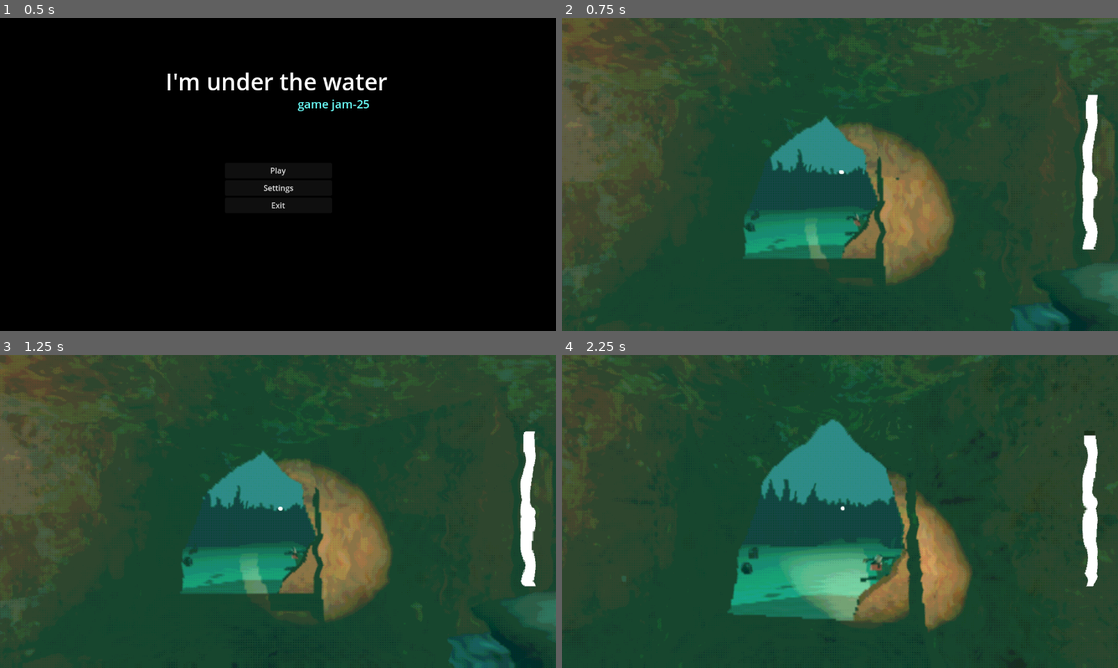
Above: before the commit, frames 1-4 (two rows, left to right).
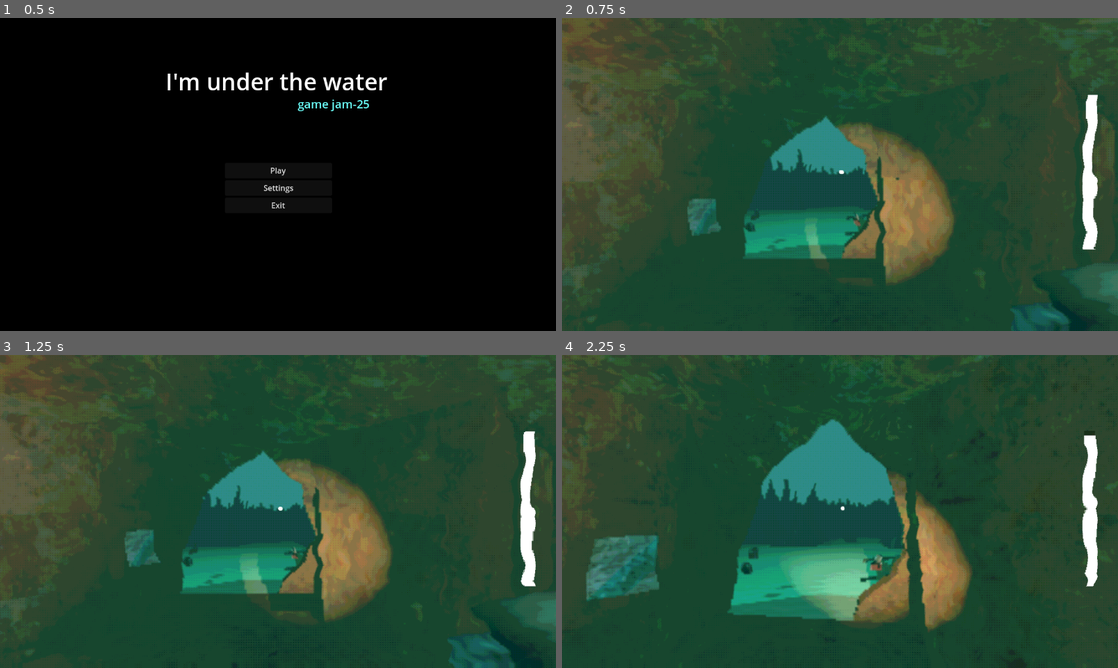
Above: after the commit, the same moments.

Repository: useronym/BubbleGameJam
Game: Godot game, scene res://scenes/mainMenu.tscn
The game is run twice, just before and just after one commit, with the same random seed, the same clock (stepped at 60 frames per second) and the same inputs.
Inputs (mouse positions are in pixels of both pictures, inside the frame that each line leads up to):
- Up to frame 1 (0.5 s): no input
- Up to frame 2 (0.75 s): click "Play" at 0.5 s
- Up to frame 3 (1.25 s): no input
- Up to frame 4 (2.25 s): tap Enter at 1.25 s; move the mouse to (867, 511) at 1.27 s; hold W (up) from 1.28 s (still down); tap E (interact) at 1.35, 2.1 s; move the mouse to (812, 511) at 2.02 s

Frame 1 is identical in both runs. In frame 2, 0.4% of the frame differs, in the area x 22-29%, y 57-70%; in frame 3, 0.5%; in frame 4, 1.9%, in the area x 4-18%, y 57-79%.

Commit message:
Add all the notes and letters

Diff:
--- a/main.tscn
+++ b/main.tscn
@@ -13,11 +13,20 @@
 [ext_resource type="PackedScene" uid="uid://8ctxyxkkmgeo" path="res://scenes/item/item_suit.tscn" id="15_3d437"]
 [ext_resource type="PackedScene" uid="uid://nw1hiirwbbl5" path="res://scenes/item/item_helmet.tscn" id="15_pxotq"]
 [ext_resource type="PackedScene" uid="uid://c0k22utsto20l" path="res://scenes/item/item_tank.tscn" id="16_yh77s"]
+[ext_resource type="PackedScene" uid="uid://ct7qc83c4ckvv" path="res://scenes/notes/note_1.tscn" id="19_2wapo"]
 [ext_resource type="AudioStream" uid="uid://bw4q73n10c0ss" path="res://environment/audio/harmony_1.wav" id="19_xrs77"]
 [ext_resource type="AudioStream" uid="uid://d34auphr31u7" path="res://environment/audio/harmony_2.wav" id="20_2qe0c"]
+[ext_resource type="PackedScene" uid="uid://bsfrytn00jyah" path="res://scenes/notes/note_2.tscn" id="20_xe1tk"]
+[ext_resource type="PackedScene" uid="uid://dglvqf07v68p4" path="res://scenes/notes/note_3.tscn" id="21_04fnd"]
 [ext_resource type="AudioStream" uid="uid://cd064vddnu426" path="res://environment/audio/harmony_3.wav" id="21_r51fk"]
 [ext_resource type="AudioStream" uid="uid://dyvpcdtn61qs0" path="res://environment/audio/rythm.wav" id="22_5dyo7"]
+[ext_resource type="PackedScene" uid="uid://cqmw0o10d5bbx" path="res://scenes/notes/note_4.tscn" id="22_moe2y"]
 [ext_resource type="AudioStream" uid="uid://3n2bdjdfy8yk" path="res://environment/audio/harmony_4.wav" id="22_q7mg7"]
+[ext_resource type="PackedScene" uid="uid://d4cxldn75oo5w" path="res://scenes/notes/note_5.tscn" id="23_dkf71"]
+[ext_resource type="PackedScene" uid="uid://bdpkkjhu336vw" path="res://scenes/notes/letter_1.tscn" id="24_ryjs6"]
+[ext_resource type="PackedScene" uid="uid://kfxjhbanolqj" path="res://scenes/notes/letter_4.tscn" id="25_w52qj"]
+[ext_resource type="PackedScene" uid="uid://b47ev41epxl48" path="res://scenes/notes/letter_2.tscn" id="26_qkuc0"]
+[ext_resource type="PackedScene" uid="uid://cucgxjsyvb6oc" path="res://scenes/notes/letter_3.tscn" id="27_6mhpn"]
 
 [sub_resource type="ShaderMaterial" id="ShaderMaterial_xegm8"]
 shader = ExtResource("1_k7buc")
@@ -210,4 +219,33 @@
 autoplay = true
 panning_strength = 3.0
 
+[node name="Notes" type="Node3D" parent="."]
+
+[node name="note_1" parent="Notes" instance=ExtResource("19_2wapo")]
+transform = Transform3D(0.474534, 0, 0.880237, 0, 1, 0, -0.880237, 0, 0.474534, -1.02556, 1.19209e-07, -1.71757)
+
+[node name="note_2" parent="Notes" instance=ExtResource("20_xe1tk")]
+transform = Transform3D(0.297825, 0, -0.954621, 0, 1, 0, 0.954621, 0, 0.297825, 2.73626, 4.32253e-07, -24.499)
+
+[node name="note_3" parent="Notes" instance=ExtResource("21_04fnd")]
+transform = Transform3D(-0.107149, 0, -0.994243, 0, 1, 0, 0.994243, 0, -0.107149, 10.5373, 3.08483e-07, -29.4287)
+
+[node name="note_4" parent="Notes" instance=ExtResource("22_moe2y")]
+transform = Transform3D(-0.864564, 0, 0.502522, 0, 1, 0, -0.502522, 0, -0.864564, -10.296, -6.14512e-07, -34.2721)
+
+[node name="note_5" parent="Notes" instance=ExtResource("23_dkf71")]
+transform = Transform3D(1, 0, 0, 0, 1, 0, 0, 0, 1, -5.2364, -2.61309e-07, -42.192)
+
+[node name="letter_1" parent="Notes" instance=ExtResource("24_ryjs6")]
+transform = Transform3D(1, 0, 0, 0, 1, 0, 0, 0, 1, -0.107176, -4.98872e-07, 3.30209)
+
+[node name="letter_4" parent="Notes" instance=ExtResource("25_w52qj")]
+transform = Transform3D(0.962559, 0, -0.271071, 0, 1, 0, 0.271071, 0, 0.962559, 5.76813, -1.8332e-07, -49.8173)
+
+[node name="letter_2" parent="Notes" instance=ExtResource("26_qkuc0")]
+transform = Transform3D(-0.519549, 0, -0.854441, 0, 1, 0, 0.854441, 0, -0.519549, 8.40551, -1.52869e-07, -14.2808)
+
+[node name="letter_3" parent="Notes" instance=ExtResource("27_6mhpn")]
+transform = Transform3D(1, 0, 0, 0, 1, 0, 0, 0, 1, -9.5328, 3.12548e-07, -50.5032)
+
 [connection signal="bubbles_breathed_in" from="BubbleManager" to="SubViewport/Node3D/Player" method="_on_bubble_manager_bubbles_breathed_in"]
--- /dev/null
+++ b/scenes/notes/letter_1.tscn
@@ -0,0 +1,11 @@
+[gd_scene load_steps=2 format=3 uid="uid://bdpkkjhu336vw"]
+
+[ext_resource type="PackedScene" uid="uid://c4mslqp868uk4" path="res://scenes/notes/note.tscn" id="1_86sg4"]
+
+[node name="Item" instance=ExtResource("1_86sg4")]
+
+[node name="Area3D" parent="." index="0"]
+text = "I don't know how to reach you anymore. It's like you're deep underwater. Do you still remember how we used to be?
+
+I don't want to believe that it's too late. And I don't want to lose you. But I can't save you if you don't want to be saved.
+"
--- /dev/null
+++ b/scenes/notes/letter_2.tscn
@@ -0,0 +1,15 @@
+[gd_scene load_steps=2 format=3 uid="uid://b47ev41epxl48"]
+
+[ext_resource type="PackedScene" uid="uid://c4mslqp868uk4" path="res://scenes/notes/note.tscn" id="1_qj1kf"]
+
+[node name="Item" instance=ExtResource("1_qj1kf")]
+
+[node name="Area3D" parent="." index="0"]
+text = " I can't keep watching you sink like this and pretend it doesn't affect me anymore. You drag everybody down with you. I didn’t even know it was possible to reach the depths you are in.
+
+You were always a weak one, no wonder you end up where you are now.
+
+So this is it. Don't try to contact me again, I don't want you in my life anymore. Congratulations, you finally drove everybody away. No one can help you.
+
+Goodbye
+"
--- /dev/null
+++ b/scenes/notes/letter_3.tscn
@@ -0,0 +1,11 @@
+[gd_scene load_steps=2 format=3 uid="uid://cucgxjsyvb6oc"]
+
+[ext_resource type="PackedScene" uid="uid://c4mslqp868uk4" path="res://scenes/notes/note.tscn" id="1_sal5n"]
+
+[node name="Item" instance=ExtResource("1_sal5n")]
+
+[node name="Area3D" parent="." index="0"]
+text = " I remember you. To you, I was just a blurry face in the headlights. But I remember you. I remember every second of that night.
+I’m not writing this to make you guilty. I know you’re no longer capable of that. I write this because sometimes I find myself wondering how it is to be you.
+
+Sometimes I wish I could hate you. Maybe it would make things easier. But I just feel sorry for you."
--- /dev/null
+++ b/scenes/notes/letter_4.tscn
@@ -0,0 +1,16 @@
+[gd_scene load_steps=2 format=3 uid="uid://kfxjhbanolqj"]
+
+[ext_resource type="PackedScene" uid="uid://c4mslqp868uk4" path="res://scenes/notes/note.tscn" id="1_4inm8"]
+
+[node name="Item" instance=ExtResource("1_4inm8")]
+
+[node name="Area3D" parent="." index="0"]
+text = "Hello my old friend. So much time had passed.
+
+I remember the very beginning. It felt so easy and light. Like swimming in a warm pond in late summer. You don’t notice a thing until the water becomes too heavy to rise again.
+
+The body is heavy, limbs are weak. Every inhale scrapes like sandpaper. The more you struggle, the deeper your feet sink. I will never forget that feeling.
+
+So when the last traces of surface shimmer far above, maybe too far away to still believe… don't think you're not part of that world anymore. Keep reaching.
+
+I still believe in you. The last one. And I am the only one who can help."
--- a/scenes/notes/note.gd
+++ b/scenes/notes/note.gd
@@ -1,17 +1,19 @@
 extends Interactible3D
 
+@export_multiline var text: String
+
 @onready var note_ui = $Note
+@onready var note_ui_label = $Note/RichTextLabel
 
 # Called when the node enters the scene tree for the first time.
 func _ready() -> void:
-	pass # Replace with function body.
-
+	pass
+	note_ui_label.text = text
 
 # Called every frame. 'delta' is the elapsed time since the previous frame.
 func _process(delta: float) -> void:
 	pass
 
-
 func _on_interact() -> void:
 	Engine.time_scale = 0
 	$OpenSound.play()
--- a/scenes/notes/note.tscn
+++ b/scenes/notes/note.tscn
@@ -16,7 +16,7 @@
 InteractText = "Press [E] to read"
 
 [node name="CollisionShape3D" type="CollisionShape3D" parent="Area3D"]
-transform = Transform3D(1, 0, 0, 0, 1, 0, 0, 0, 1, 0.28833, 0.637787, 0.276428)
+transform = Transform3D(1, 0, 0, 0, 1, 0, 0, 0, 1, 0, 0.6, 0)
 shape = SubResource("BoxShape3D_7skui")
 
 [node name="letter" parent="Area3D/CollisionShape3D" instance=ExtResource("2_aldbs")]
--- a/scenes/notes/noteGUI.tscn
+++ b/scenes/notes/noteGUI.tscn
@@ -58,6 +58,11 @@
 cache/0/24/0/underline_position = 0.0
 cache/0/24/0/underline_thickness = 0.0
 cache/0/24/0/scale = 1.0
+cache/0/20/0/ascent = 0.0
+cache/0/20/0/descent = 0.0
+cache/0/20/0/underline_position = 0.0
+cache/0/20/0/underline_thickness = 0.0
+cache/0/20/0/scale = 1.0
 
 [node name="Note" type="Control"]
 layout_mode = 3
@@ -69,23 +74,30 @@
 script = ExtResource("1_xfxf8")
 
 [node name="TextureRect" type="TextureRect" parent="."]
-layout_mode = 0
-offset_left = 265.0
-offset_top = 89.0
-offset_right = 817.0
-offset_bottom = 559.0
+layout_mode = 1
+anchors_preset = 8
+anchor_left = 0.5
+anchor_top = 0.5
+anchor_right = 0.5
+anchor_bottom = 0.5
+offset_left = -297.0
+offset_top = -296.5
+offset_right = 297.0
+offset_bottom = 296.5
+grow_horizontal = 2
+grow_vertical = 2
 texture = ExtResource("1_l8kr5")
 expand_mode = 2
 
 [node name="RichTextLabel" type="RichTextLabel" parent="."]
 layout_mode = 0
-offset_left = 311.0
-offset_top = 153.0
-offset_right = 779.0
-offset_bottom = 479.0
+offset_left = 321.0
+offset_top = 80.0
+offset_right = 849.0
+offset_bottom = 580.0
 theme_override_colors/default_color = Color(0, 0, 0, 1)
 theme_override_fonts/normal_font = SubResource("FontFile_qqhjj")
-theme_override_font_sizes/normal_font_size = 24
+theme_override_font_sizes/normal_font_size = 20
 text = "Bla bla bla bla"
 scroll_active = false
 
--- /dev/null
+++ b/scenes/notes/note_1.tscn
@@ -0,0 +1,8 @@
+[gd_scene load_steps=2 format=3 uid="uid://ct7qc83c4ckvv"]
+
+[ext_resource type="PackedScene" uid="uid://c4mslqp868uk4" path="res://scenes/notes/note.tscn" id="1_mpwho"]
+
+[node name="Item" instance=ExtResource("1_mpwho")]
+
+[node name="Area3D" parent="." index="0"]
+text = "I dove beneath the surface so I could breathe."
--- /dev/null
+++ b/scenes/notes/note_2.tscn
@@ -0,0 +1,10 @@
+[gd_scene load_steps=2 format=3 uid="uid://bsfrytn00jyah"]
+
+[ext_resource type="PackedScene" uid="uid://c4mslqp868uk4" path="res://scenes/notes/note.tscn" id="1_5qylt"]
+
+[node name="Item" instance=ExtResource("1_5qylt")]
+
+[node name="Area3D" parent="." index="0"]
+text = "The guzzling reaches my lungs. Deep breaths now. Tiny bubbles of ecstasy are coursing through my veins.
+
+I am reborn, only to die again."
--- /dev/null
+++ b/scenes/notes/note_3.tscn
@@ -0,0 +1,8 @@
+[gd_scene load_steps=2 format=3 uid="uid://dglvqf07v68p4"]
+
+[ext_resource type="PackedScene" uid="uid://c4mslqp868uk4" path="res://scenes/notes/note.tscn" id="1_cobs7"]
+
+[node name="Item" instance=ExtResource("1_cobs7")]
+
+[node name="Area3D" parent="." index="0"]
+text = "Taxis passing by intermittently outside my window. I exhale sharply and stub my cigarette impatiently in the overflowing ashtray on the floor. The hallway outside remains empty."
--- /dev/null
+++ b/scenes/notes/note_4.tscn
@@ -0,0 +1,8 @@
+[gd_scene load_steps=2 format=3 uid="uid://cqmw0o10d5bbx"]
+
+[ext_resource type="PackedScene" uid="uid://c4mslqp868uk4" path="res://scenes/notes/note.tscn" id="1_dun6r"]
+
+[node name="Item" instance=ExtResource("1_dun6r")]
+
+[node name="Area3D" parent="." index="0"]
+text = "I wish I had only hurt myself."
--- /dev/null
+++ b/scenes/notes/note_5.tscn
@@ -0,0 +1,8 @@
+[gd_scene load_steps=2 format=3 uid="uid://d4cxldn75oo5w"]
+
+[ext_resource type="PackedScene" uid="uid://c4mslqp868uk4" path="res://scenes/notes/note.tscn" id="1_rys1m"]
+
+[node name="Item" instance=ExtResource("1_rys1m")]
+
+[node name="Area3D" parent="." index="0"]
+text = "The circles spin round and round. The eyes twitch, but the gaze remains fixed. Bullseye!"
Not shown: 1 places in main.tscn that only renumber resources
